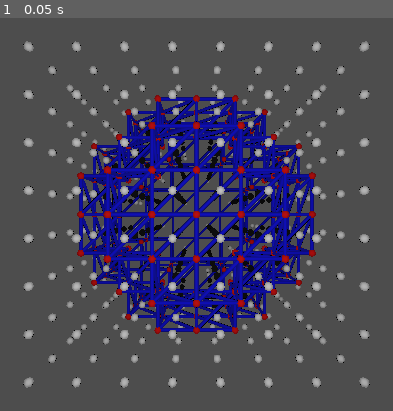
Above: before the commit, frame 1.
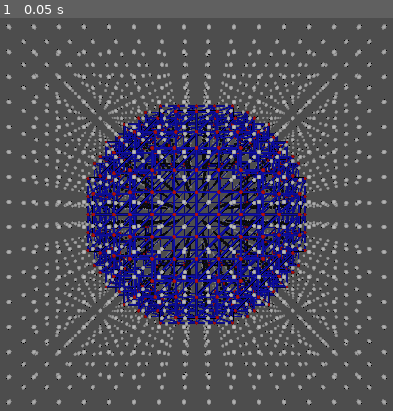
Above: after the commit, the same moment.

Repository: PierreBeur/naive-surface-nets-3d
Game: Godot game, scene res://scenes/main.tscn
Same seed, same stepped clock (60 frames per second), same inputs: the game is played once before the commit and once after it.
Inputs:
- Up to frame 1 (0.05 s): no input

The runs differ from the first frame. In frame 1, 34% of the frame differs, in the area x 1-99%, y 1-99%.

Commit message:
Update main.gd

Diff:
--- a/scripts/main.gd
+++ b/scripts/main.gd
@@ -8,7 +8,7 @@
 var bounding_box_size := 2.5
 var bb_extent := bounding_box_size / 2.0
 
-var cell_resolution := 7
+var cell_resolution := 15
 var grid_resolution := cell_resolution + 1
 var cell_size := bounding_box_size / grid_resolution
 var cell_offset := cell_size / 2.0
@@ -21,6 +21,8 @@
 var edge_color := Color.BLUE
 
 @export var show_grid_points := true
+@export var show_vertices := true
+@export var show_edges := true
 
 var scroll_step := cell_size / 5.0
 
@@ -123,7 +125,8 @@
 					vertices.append(vertex)
 	# Draw grid points and vertices
 	var grid_points_count := len(grid_points) if show_grid_points else 0
-	multimesh.set_instance_count(grid_points_count + len(vertices))
+	var vertices_count := len(vertices) if show_vertices else 0
+	multimesh.set_instance_count(grid_points_count + vertices_count)
 	# Draw grid points
 	var scale := Vector3.ONE * grid_point_size
 	var transform := Transform3D().scaled(scale)
@@ -137,7 +140,7 @@
 	# Draw vertices
 	scale = Vector3.ONE * vertex_size
 	transform = Transform3D().scaled(scale)
-	for instance in range(grid_points_count, grid_points_count + len(vertices)):
+	for instance in range(grid_points_count, grid_points_count + vertices_count):
 		var vertex : Vector4 = vertices[instance - grid_points_count]
 		var position := Vector3(vertex.x, vertex.y, vertex.z)
 		var vertex_transform := transform.translated(position)
@@ -147,12 +150,13 @@
 		multimesh.set_instance_transform(instance, vertex_transform)
 		multimesh.set_instance_color(instance, vertex_color)
 	# Draw edges
-	edge_multimesh.set_instance_count(len(edges))
+	var edges_count := len(edges) if show_edges else 0
+	edge_multimesh.set_instance_count(edges_count)
 	var edge_mesh : CylinderMesh = edge_multimesh.get_mesh()
 	edge_mesh.set_top_radius(edge_width / 2.0)
 	edge_mesh.set_bottom_radius(edge_width / 2.0)
 	transform = Transform3D().translated(Vector3.UP * 0.5)
-	for instance in len(edges):
+	for instance in edges_count:
 		# Get edge
 		var edge : Array = edges[instance]
 		# Get starting and ending vertices of edge
